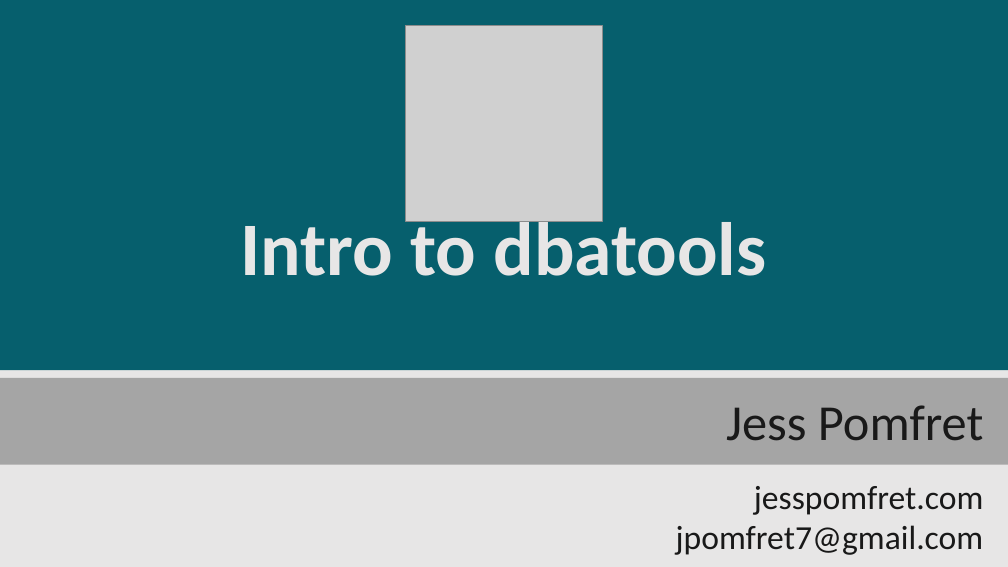
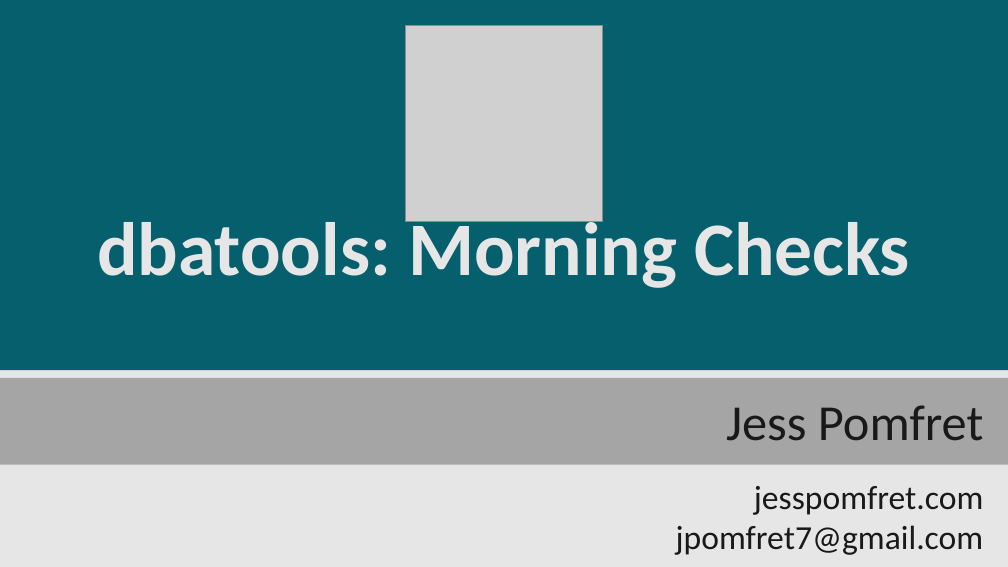
Before and after one commit to jpomfret/dbatools-MorningChecks, a slide deck: slide 1 of dbatools-MorningChecks.pptx. Drawn at 1008x567 pixels with LibreOffice and Linux fonts; fonts in the diff are those of the drawing; grey boxes stand for pictures. Boxes give left, top, right and bottom in pixels: in the first picture for what was removed or moved away, otherwise in the second. Text is boxed around its words. In the diff, an @@ line names an element or a change of style, - is before the commit and + after.

```diff
--- a/dbatools-MorningChecks.pptx
+++ b/dbatools-MorningChecks.pptx
@@ title at box(97, 213, 910, 288): text changed @@
-Intro to dbatools
+dbatools: Morning Checks
```
Also in this commit, not shown: 6 other slides changed, 3 slides added, 1 slide removed.
